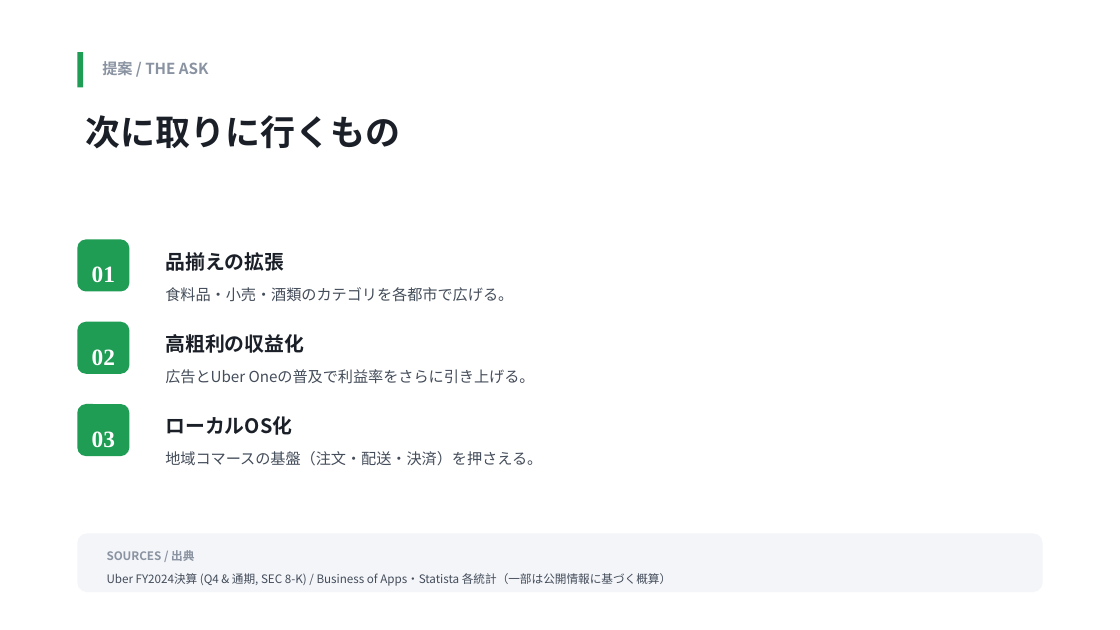
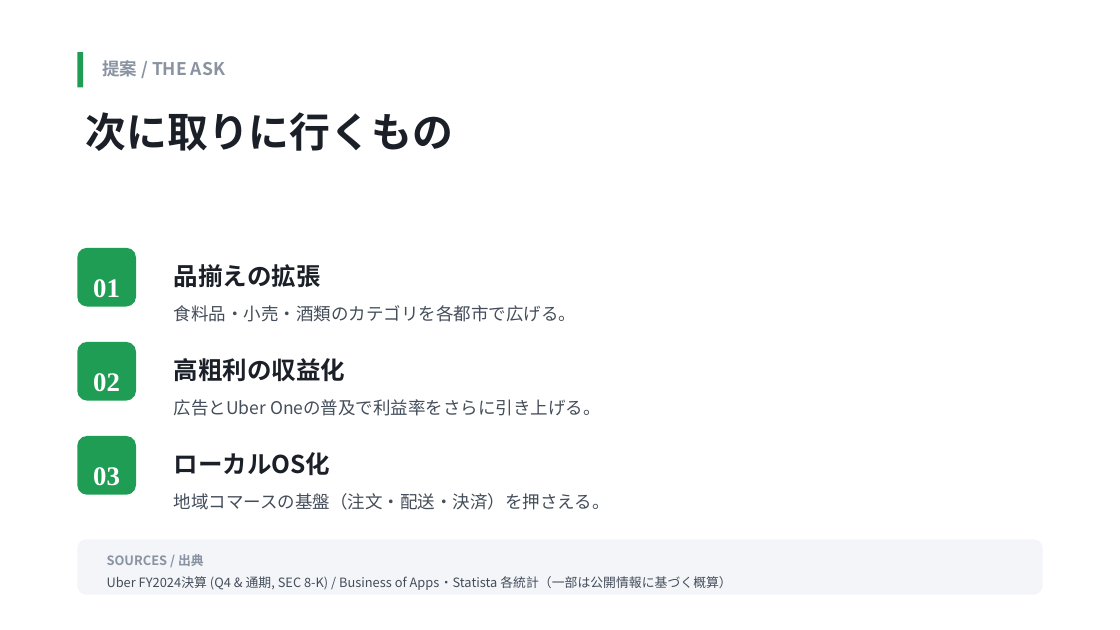
Before and after one commit to Kokidesu/Koki, a slide deck: slide 7 of projects/presentation-god/out/ubereats_modern_ja.pptx. Drawn at 1120x630 pixels with LibreOffice and Linux fonts; fonts in the diff are those of the drawing. Boxes give left, top, right and bottom in pixels: in the first picture for what was removed or moved away, otherwise in the second. Text is boxed around its words. In the diff, an @@ line names an element or a change of style, - is before the commit and + after.

```diff
--- a/projects/presentation-god/out/ubereats_modern_ja.pptx
+++ b/projects/presentation-god/out/ubereats_modern_ja.pptx
@@ text "次に取りに行くもの" at (86, 112, 454, 151): size 30 to 35 pt; line spacing 1.1 to 1.08 @@
@@ text "01": place and size @@
-text "01" at (92, 266, 115, 283)
+text "01" at (93, 279, 120, 298)
@@ rounded rectangle: place and size @@
-rounded rectangle at (77, 239, 129, 292)
+rounded rectangle at (77, 248, 136, 307)
@@ text "品揃えの拡張": place and size @@
-text "品揃えの拡張" at (165, 252, 284, 271)
+text "品揃えの拡張" at (174, 264, 321, 288)
@@ text "食料品・小売・酒類のカテゴリを各都市で広げる。": place and size @@
-text "食料品・小売・酒類のカテゴリを各都市で広げる。" at (165, 287, 513, 302)
+text "食料品・小売・酒類のカテゴリを各都市で広げる。" at (174, 305, 576, 322)
@@ text "02": place and size @@
-text "02" at (92, 349, 115, 366)
+text "02" at (93, 373, 120, 392)
@@ rounded rectangle: place and size @@
-rounded rectangle at (77, 322, 129, 374)
+rounded rectangle at (77, 342, 136, 401)
@@ text "高粗利の収益化": place and size @@
-text "高粗利の収益化" at (165, 334, 304, 353)
+text "高粗利の収益化" at (174, 358, 346, 382)
@@ text "広告とUber Oneの普及で利益率をさらに引き上げる。": place and size @@
-text "広告とUber Oneの普及で利益率をさらに引き上げる。" at (165, 369, 535, 384)
+text "広告とUber Oneの普及で利益率をさらに引き上げる。" at (174, 399, 601, 416)
@@ size 20 to 23 pt in 3 elements at (93, 279, 120, 298), (93, 373, 120, 392), (93, 467, 120, 486) @@
@@ text "03": place and size @@
-text "03" at (92, 431, 115, 448)
+text "03" at (93, 467, 120, 486)
@@ rounded rectangle: place and size @@
-rounded rectangle at (77, 404, 129, 456)
+rounded rectangle at (77, 436, 136, 495)
@@ size 17 to 21 pt in 3 elements at (174, 264, 321, 288), (174, 358, 346, 382), (174, 452, 331, 475) @@
@@ text "ローカルOS化": place and size @@
-text "ローカルOS化" at (165, 416, 292, 435)
+text "ローカルOS化" at (174, 452, 331, 475)
@@ size 13 to 15 pt in 4 elements at (102, 60, 225, 76), (174, 305, 576, 322), (174, 399, 601, 416), (174, 493, 610, 510) @@
@@ text "地域コマースの基盤（注文・配送・決済）を押さえる。": place and size @@
-text "地域コマースの基盤（注文・配送・決済）を押さえる。" at (165, 451, 542, 466)
+text "地域コマースの基盤（注文・配送・決済）を押さえる。" at (174, 493, 610, 510)
@@ rounded rectangle: place and size @@
-rounded rectangle at (77, 534, 1043, 592)
+rounded rectangle at (77, 539, 1043, 595)
@@ text "SOURCES / 出典" at (107, 554, 204, 566): size 10 to 11 pt @@
@@ text "Uber FY2024決算 (Q4 & 通期, ..." at (107, 576, 731, 590): size 10 to 11 pt @@
```
Also in this commit, not shown: 6 other slides changed, 21 other files.
